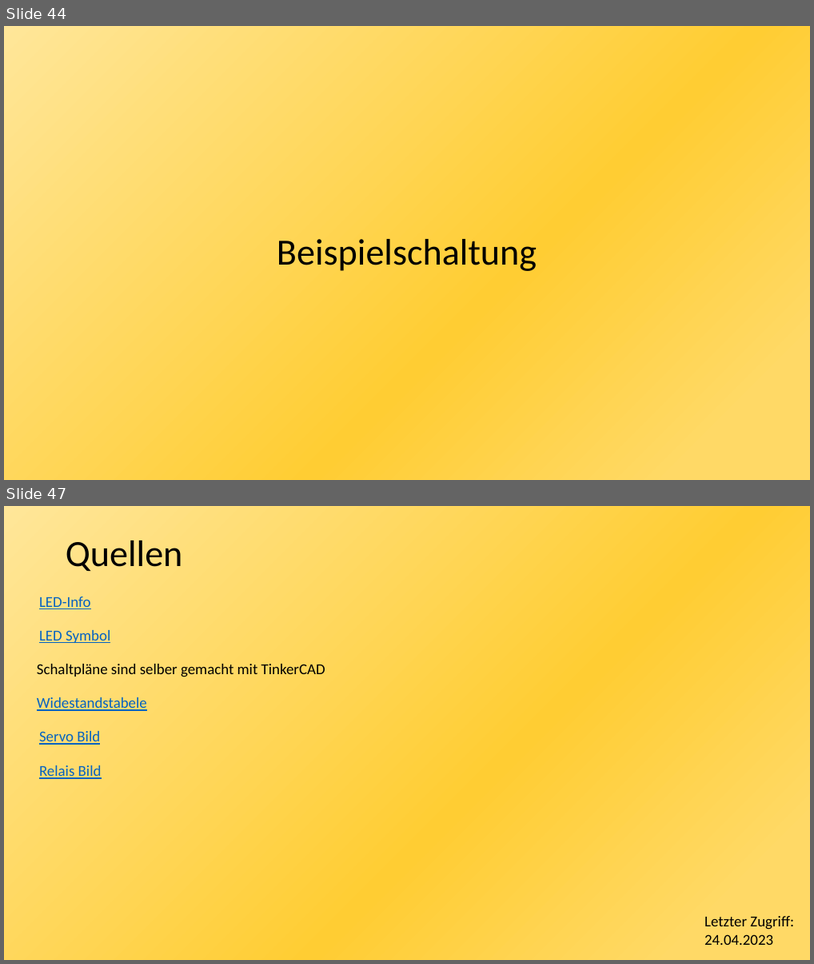
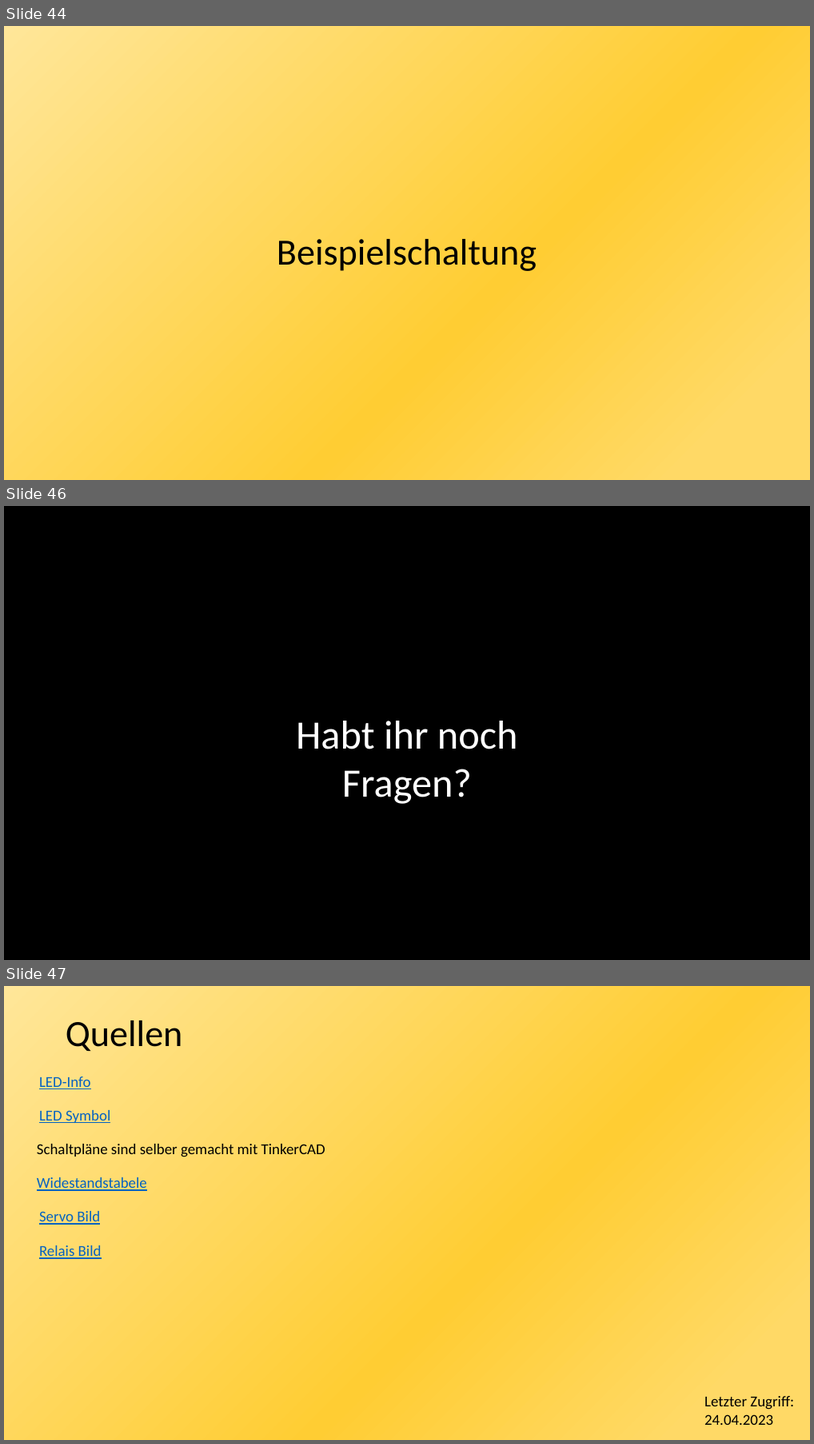
Before and after one commit to JonasHeilig/Arduino-GFS, a slide deck: Arduino-PP.pptx. Shown one above the other, each under a label of ours: slides 44 and 47 before the commit, slides 44, 46 and 47 after it; the slides between them are not shown. The pictures are 814x964 and 814x1444 pixels, drawn with LibreOffice and Linux fonts; fonts in the diff are those of the drawing. Boxes give left, top, right and bottom in pixels: in the first picture for what was removed or moved away, otherwise in the second. Text is boxed around its words. In the diff, an @@ line names an element or a change of style, - is before the commit and + after.

```diff
--- a/Arduino-PP.pptx
+++ b/Arduino-PP.pptx
@@ slide 46 added at (x1=4, y1=506, x2=810, y2=960), background #000000 @@
@@ text added at (x1=296, y1=720, x2=518, y2=804), 48 pt, text #FFFFFF @@
+Habt ihr noch Fragen?
```
Also in this commit, not shown: 1 slide changed, 1 slide removed, 1 other file.
